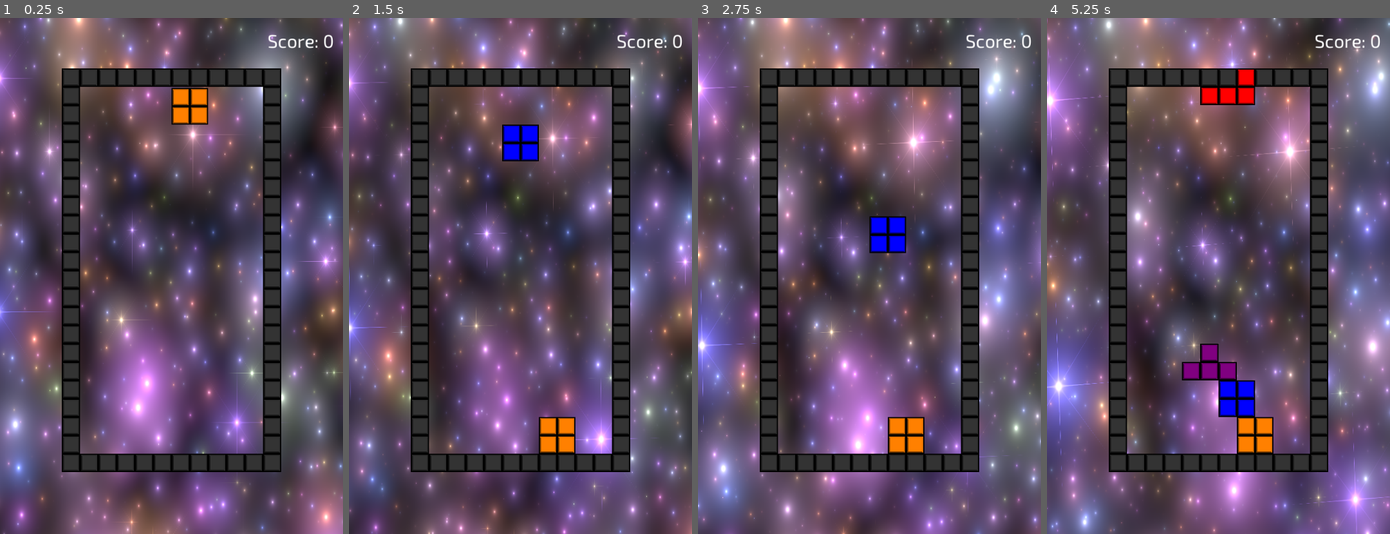
Above: before the commit, frames 1-4 (left to right).
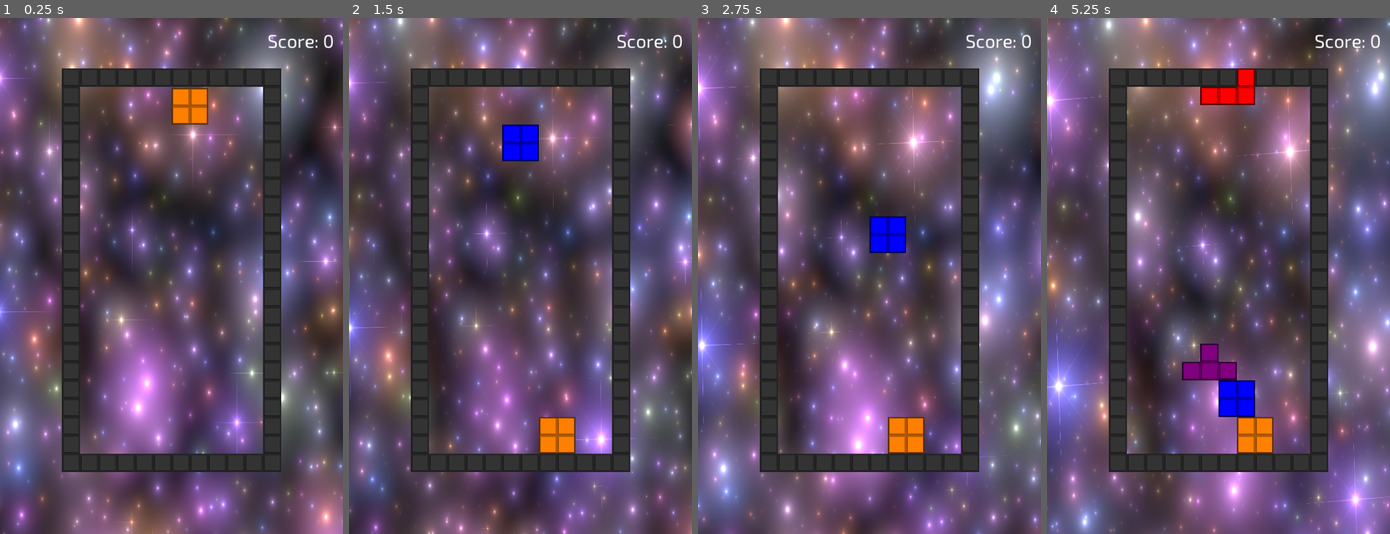
Above: after the commit, the same moments.

Repository: danielcannell/rotatris
Game: Godot game, scene res://Main.tscn
The game is run twice, just before and just after one commit, with the same random seed, the same clock (stepped at 60 frames per second) and the same inputs.
Inputs:
- Up to frame 1 (0.25 s): no input
- Up to frame 2 (1.5 s): hold Right (move_right) 0.53-1.28 s; tap Space (drop) at 0.6 s; hold Left (move_left) from 1.28 s (still down); tap Down (rotate_ccw) at 1.35 s
- Up to frame 3 (2.75 s): release Left (move_left) at 2.03 s; hold Right (move_right) from 2.03 s (still down); tap Up (rotate_cw) at 2.1 s
- Up to frame 4 (5.25 s): tap one key every 0.75 s from 2.85 s: Space (drop) Down (rotate_ccw) Up (rotate_cw) Space (drop); release Right (move_right) at 3.53 s; hold Left (move_left) from 3.53 s (still down)

The runs differ from the first frame. In frame 1, 2.9% of the frame differs, in the area x 18-82%, y 9-88%; in frame 2, 3.2%; in frame 3, 3.2%; in frame 4, 3.7%.

Commit message:
lighter box outlines

Diff:
--- a/Art/BoxSheet.tres
+++ b/Art/BoxSheet.tres
@@ -1,8 +1,9 @@
-[gd_resource type="SpriteFrames" load_steps=52 format=2]
+[gd_resource type="SpriteFrames" load_steps=69 format=2]
 
 [ext_resource path="res://Art/box-sheet.png" type="Texture" id=1]
 [ext_resource path="res://Art/box-sheet-lighter.png" type="Texture" id=2]
 [ext_resource path="res://Art/box-sheet-lighter-slim.png" type="Texture" id=3]
+[ext_resource path="res://Art/box-sheet-lighter-slim-lightb.png" type="Texture" id=4]
 
 [sub_resource type="AtlasTexture" id=1]
 flags = 4
@@ -82,6 +83,86 @@
 [sub_resource type="AtlasTexture" id=16]
 flags = 4
 atlas = ExtResource( 1 )
+region = Rect2( 96, 96, 32, 32 )
+
+[sub_resource type="AtlasTexture" id=49]
+flags = 4
+atlas = ExtResource( 4 )
+region = Rect2( 0, 0, 32, 32 )
+
+[sub_resource type="AtlasTexture" id=50]
+flags = 4
+atlas = ExtResource( 4 )
+region = Rect2( 32, 0, 32, 32 )
+
+[sub_resource type="AtlasTexture" id=51]
+flags = 4
+atlas = ExtResource( 4 )
+region = Rect2( 64, 0, 32, 32 )
+
+[sub_resource type="AtlasTexture" id=52]
+flags = 4
+atlas = ExtResource( 4 )
+region = Rect2( 96, 0, 32, 32 )
+
+[sub_resource type="AtlasTexture" id=53]
+flags = 4
+atlas = ExtResource( 4 )
+region = Rect2( 0, 32, 32, 32 )
+
+[sub_resource type="AtlasTexture" id=54]
+flags = 4
+atlas = ExtResource( 4 )
+region = Rect2( 32, 32, 32, 32 )
+
+[sub_resource type="AtlasTexture" id=55]
+flags = 4
+atlas = ExtResource( 4 )
+region = Rect2( 64, 32, 32, 32 )
+
+[sub_resource type="AtlasTexture" id=56]
+flags = 4
+atlas = ExtResource( 4 )
+region = Rect2( 96, 32, 32, 32 )
+
+[sub_resource type="AtlasTexture" id=57]
+flags = 4
+atlas = ExtResource( 4 )
+region = Rect2( 0, 64, 32, 32 )
+
+[sub_resource type="AtlasTexture" id=58]
+flags = 4
+atlas = ExtResource( 4 )
+region = Rect2( 32, 64, 32, 32 )
+
+[sub_resource type="AtlasTexture" id=59]
+flags = 4
+atlas = ExtResource( 4 )
+region = Rect2( 64, 64, 32, 32 )
+
+[sub_resource type="AtlasTexture" id=60]
+flags = 4
+atlas = ExtResource( 4 )
+region = Rect2( 96, 64, 32, 32 )
+
+[sub_resource type="AtlasTexture" id=61]
+flags = 4
+atlas = ExtResource( 4 )
+region = Rect2( 0, 96, 32, 32 )
+
+[sub_resource type="AtlasTexture" id=62]
+flags = 4
+atlas = ExtResource( 4 )
+region = Rect2( 32, 96, 32, 32 )
+
+[sub_resource type="AtlasTexture" id=63]
+flags = 4
+atlas = ExtResource( 4 )
+region = Rect2( 64, 96, 32, 32 )
+
+[sub_resource type="AtlasTexture" id=64]
+flags = 4
+atlas = ExtResource( 4 )
 region = Rect2( 96, 96, 32, 32 )
 
 [sub_resource type="AtlasTexture" id=17]
@@ -249,6 +330,11 @@
 "frames": [ SubResource( 1 ), SubResource( 2 ), SubResource( 3 ), SubResource( 4 ), SubResource( 5 ), SubResource( 6 ), …(189 unchanged characters)…
 "loop": false,
 "name": "default",
+"speed": 0.0
+}, {
+"frames": [ SubResource( 49 ), SubResource( 50 ), SubResource( 51 ), SubResource( 52 ), SubResource( 53 ), SubResource( 54 ), SubResource( 55 ), SubResource( 56 ), SubResource( 57 ), SubResource( 58 ), SubResource( 59 ), SubResource( 60 ), SubResource( 61 ), SubResource( 62 ), SubResource( 63 ), SubResource( 64 ) ],
+"loop": false,
+"name": "lightb",
 "speed": 0.0
 }, {
 "frames": [ SubResource( 17 ), SubResource( 18 ), SubResource( 19 ), SubResource( 20 ), SubResource( 21 ), SubResource( …(198 unchanged characters)…
--- a/Block.gd
+++ b/Block.gd
@@ -169,6 +169,7 @@
         var child: Node2D = Square.instance()
         child.position = Vector2(x, y) * BLOCK_SIZE
         child.set_color(color)
+        child.set_frame(find_box_sprite_idx(pos))
         add_child(child)
 
 
--- a/Square.gd
+++ b/Square.gd
@@ -7,3 +7,6 @@
 
 func set_color(color: int):
     self.modulate = Globals.ColorLookup[color]
+
+func set_frame(frame: int):
+    $Sprite.frame = frame
--- a/Square.tscn
+++ b/Square.tscn
@@ -1,11 +1,12 @@
 [gd_scene load_steps=3 format=2]
 
-[ext_resource path="res://Art/box.png" type="Texture" id=1]
+[ext_resource path="res://Art/BoxSheet.tres" type="SpriteFrames" id=1]
 [ext_resource path="res://Square.gd" type="Script" id=2]
 
 [node name="Square" type="Node2D"]
 script = ExtResource( 2 )
 
-[node name="Sprite" type="Sprite" parent="."]
+[node name="Sprite" type="AnimatedSprite" parent="."]
 position = Vector2( 16, 16 )
-texture = ExtResource( 1 )
+frames = ExtResource( 1 )
+animation = "lightb"
Binary file added: Art/box-sheet-lighter-slim-lightb.png
Not shown, added: Art/box-sheet-lighter-slim-lightb.png.import
